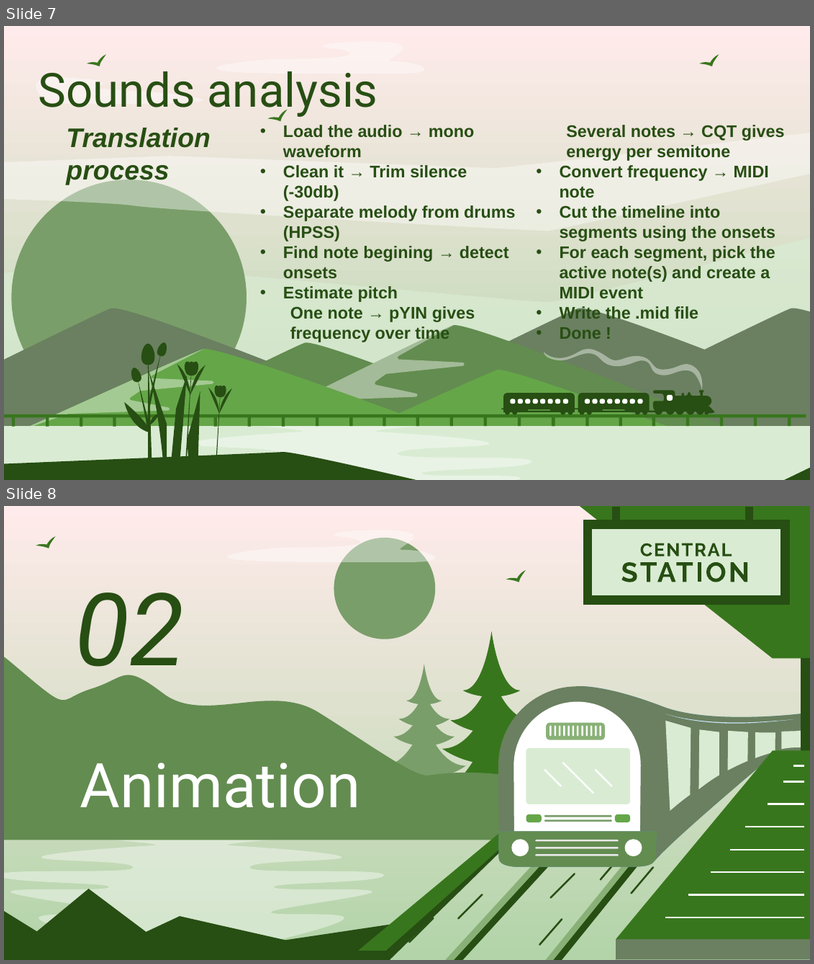
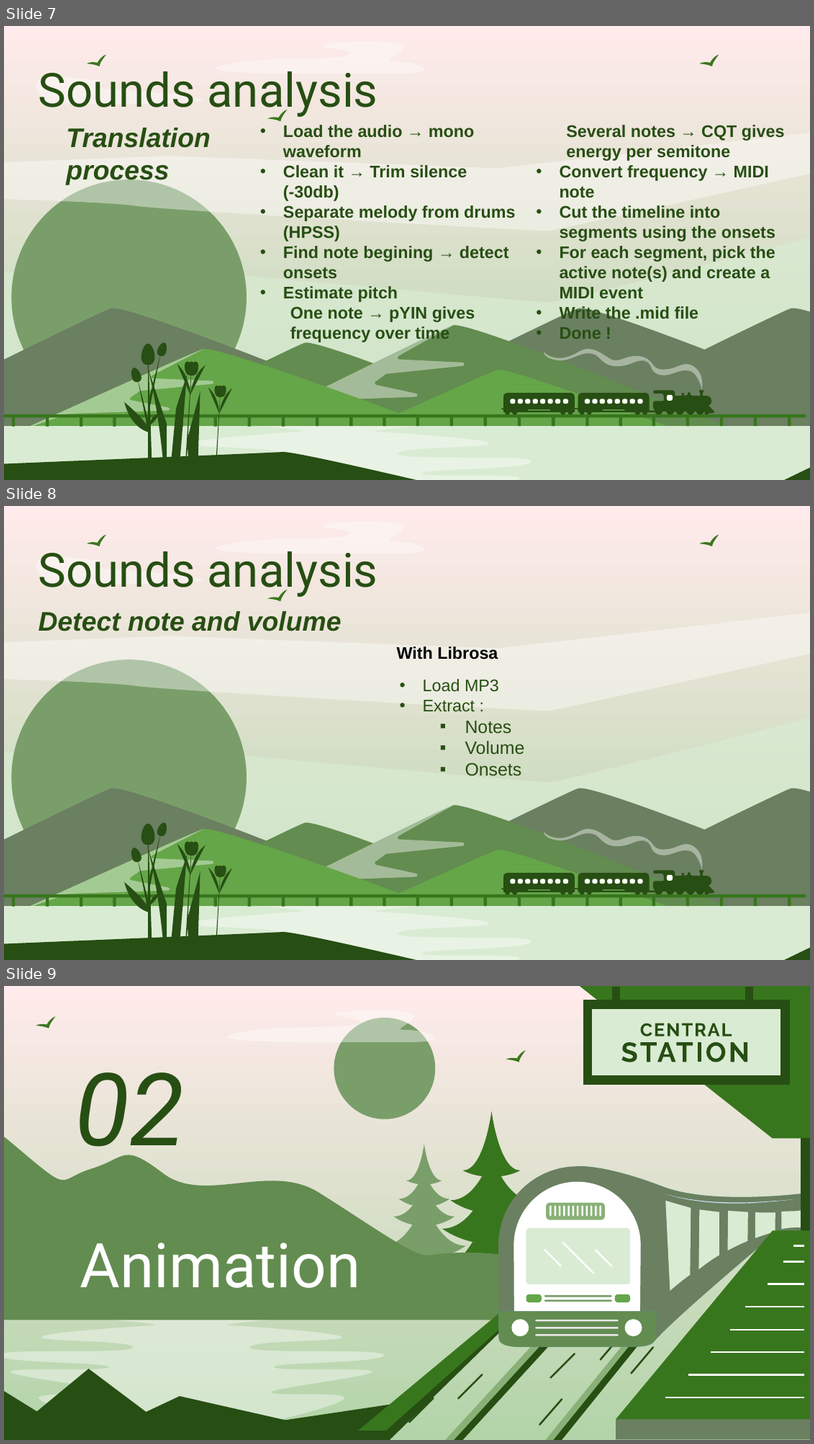
Before and after one commit to Smoother19/MusicAnimation, a slide deck: docs/presentation/PresProto.pptx. Shown one above the other, each under a label of ours: slides 7 and 8 before the commit, slides 7, 8 and 9 after it. The pictures are 814x964 and 814x1444 pixels, drawn with LibreOffice and Linux fonts; fonts in the diff are those of the drawing. Boxes give left, top, right and bottom in pixels: in the first picture for what was removed or moved away, otherwise in the second. Text is boxed around its words. In the diff, an @@ line names an element or a change of style, - is before the commit and + after.

```diff
--- a/docs/presentation/PresProto.pptx
+++ b/docs/presentation/PresProto.pptx
@@ slide 8 added at bbox=[4, 506, 810, 960], background gradient #FFEBEB to #B2D4A8; not listed: 88 template elements that a slide beside it also shows @@
@@ title added at bbox=[39, 543, 378, 598], 42 pt, text #274E13 @@
+Sounds analysis
@@ freeform shape added at bbox=[16, 557, 214, 584], fill #FFFFFF at 41% opacity @@
@@ freeform shape added at bbox=[268, 586, 291, 608], fill #38761D @@
@@ freeform shape added at bbox=[4, 613, 810, 710], fill #FFFFFF at 41% opacity @@
@@ text added at bbox=[39, 611, 342, 631], 24 pt, text #274E13, bold, italic @@
+Detect note and volume
@@ text added at bbox=[397, 646, 498, 659], 15 pt, text #000000, bold @@
+With Librosa
@@ subtitle added at bbox=[423, 679, 525, 776], 16 pt, text #274E13 @@
+• Load MP3
+• Extract :
+  ▪ Notes
+  ▪ Volume
+  ▪ Onsets
@@ what was slide 8 is now slide 9 @@
```
Also in this commit, not shown: 4 slides changed.
